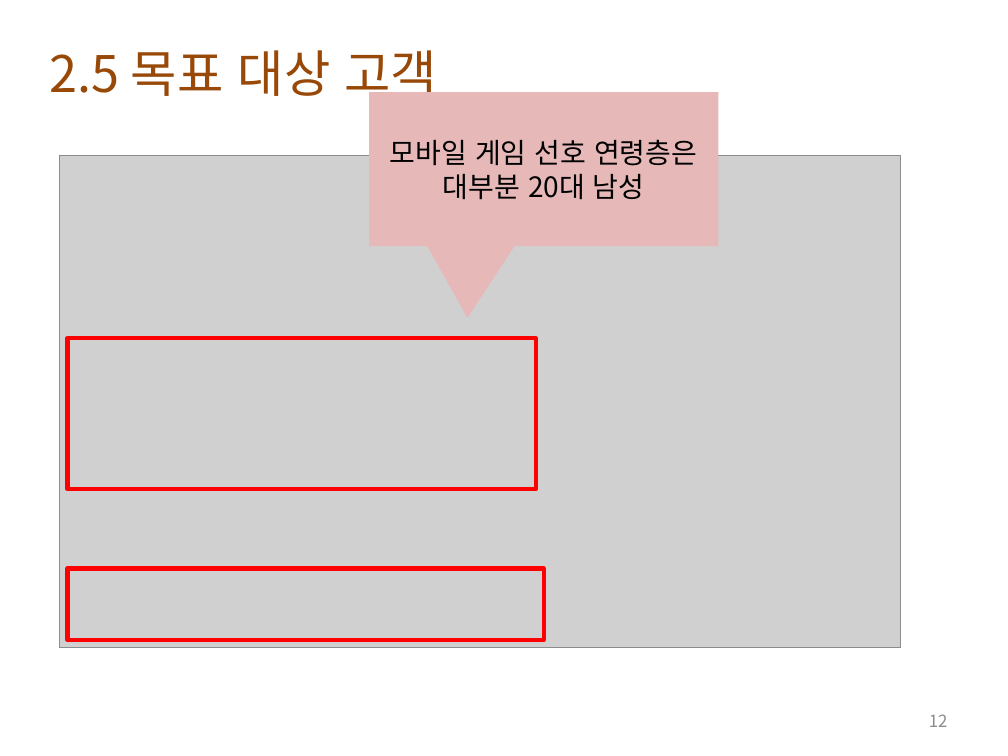
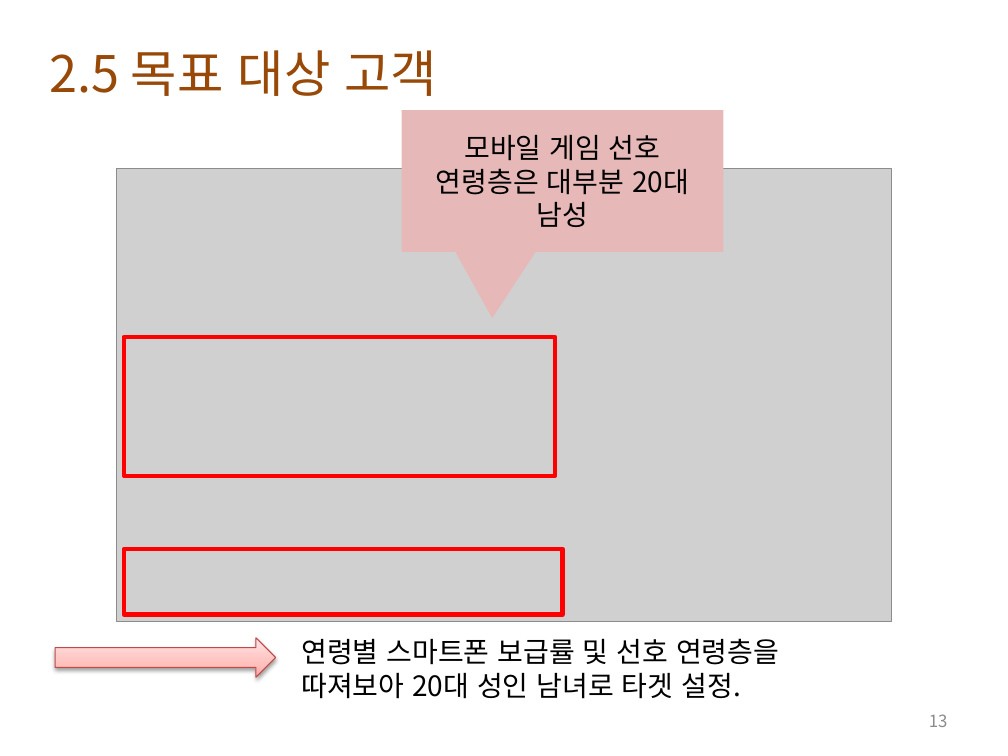
Before and after one commit to lge920904/planning_contest, a slide deck: slide 13 of tortuga bay 2.pptx (slide 12 before the commit). Drawn at 1008x756 pixels with LibreOffice and Linux fonts; fonts in the diff are those of the drawing; grey boxes stand for pictures; background and template pictures are left out. Boxes give left, top, right and bottom in pixels: in the first picture for what was removed or moved away, otherwise in the second. Text is boxed around its words. In the diff, an @@ line names an element or a change of style, - is before the commit and + after.

```diff
--- a/tortuga bay 2.pptx
+++ b/tortuga bay 2.pptx
@@ speech box "모바일 게임 선호 연령층은 대부분 ...": place and size @@
-speech box "모바일 게임 선호 연령층은 대부분 ..." at (369, 93, 718, 247)
+speech box "모바일 게임 선호 연령층은 대부분 ..." at (401, 110, 723, 252)
@@ picture: place and size @@
-picture at (59, 156, 901, 648)
+picture at (117, 168, 892, 622)
@@ rectangle: place and size @@
-rectangle at (68, 339, 536, 490)
+rectangle at (124, 337, 555, 476)
@@ rectangle: place and size @@
-rectangle at (68, 569, 543, 640)
+rectangle at (124, 549, 562, 615)
@@ right arrow added at (55, 638, 276, 677), fill gradient #FFA6A5 to #FFC0BF to #FFE7E7, outline #BF4C48 0.75 pt @@
@@ text added at (301, 638, 779, 699), 20 pt, text #000000 @@
+연령별 스마트폰 보급률 및 선호 연령층을
+따져보아 20대 성인 남녀로 타겟 설정.
@@ page number at (929, 714, 948, 727): text changed @@
-12
+13
```
Also in this commit, not shown: 11 other slides changed, 1 slide added, 6 other files.
